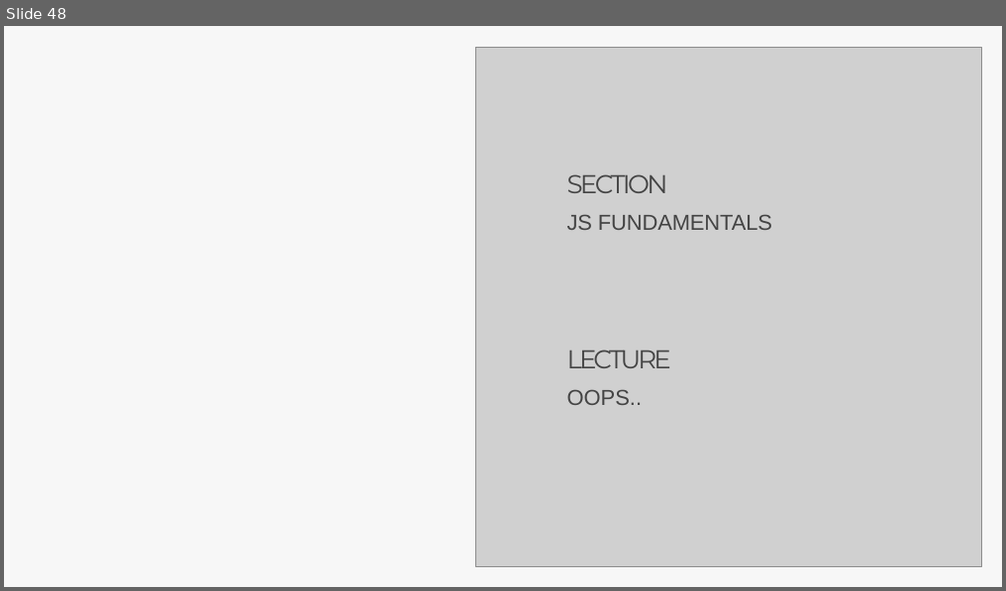
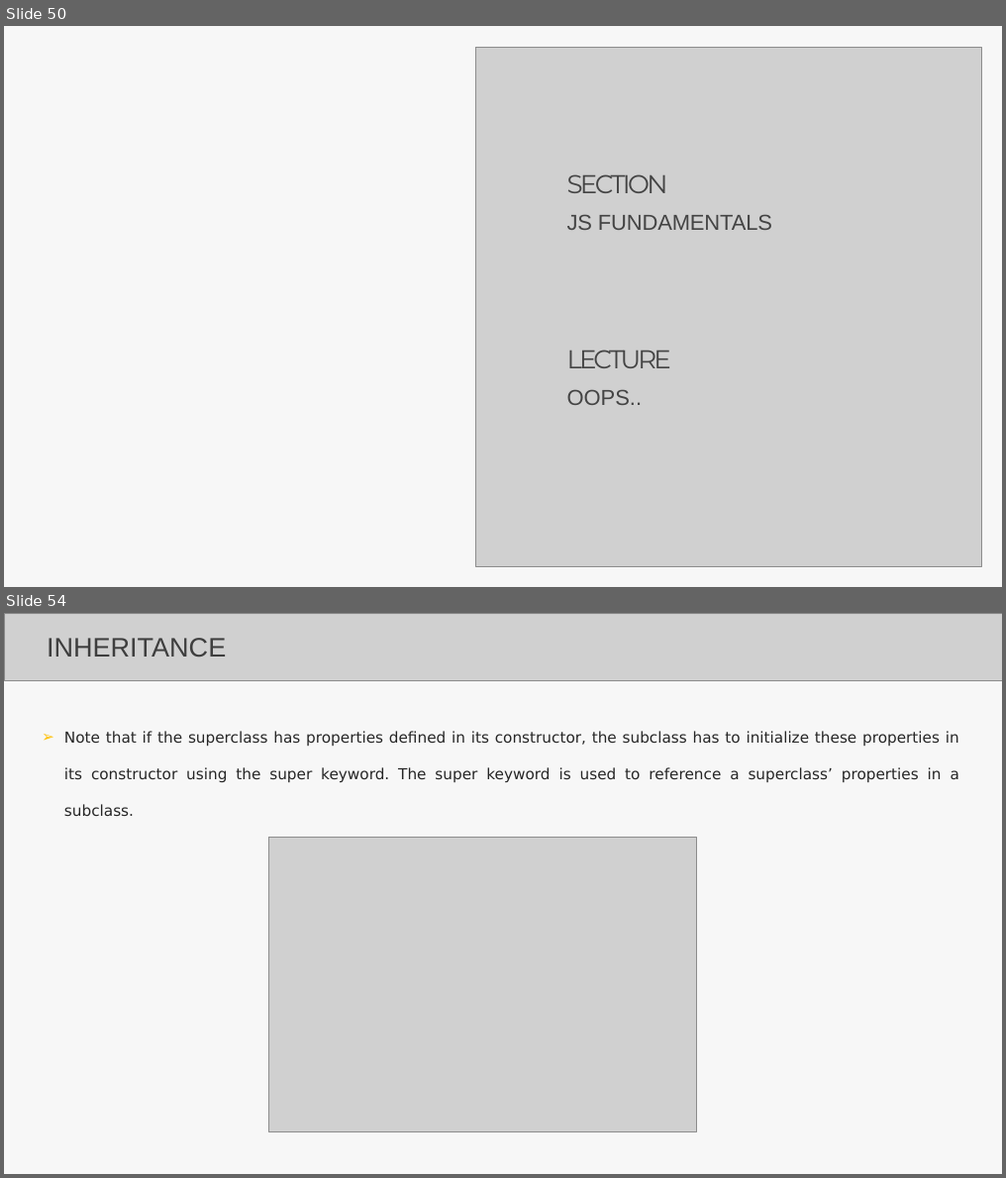
Before and after one commit to Aravindanchellam/UI-UX-Resources, a slide deck: Lecture_JS_TS.pptx. Shown one above the other, each under a label of ours: slide 48 before the commit, slides 50 and 54 after it; the slides between them are not shown. The pictures are 1006x591 and 1006x1178 pixels, drawn with LibreOffice and Linux fonts; fonts in the diff are those of the drawing; grey boxes stand for pictures. Boxes give left, top, right and bottom in pixels: in the first picture for what was removed or moved away, otherwise in the second. Text is boxed around its words. In the diff, an @@ line names an element or a change of style, - is before the commit and + after.

```diff
--- a/Lecture_JS_TS.pptx
+++ b/Lecture_JS_TS.pptx
@@ slide 54 added at (4,613,1002,1174), background #FFFFFF; not listed: 1 template element that a slide beside it also shows @@
@@ picture added at (4,613,1002,680) @@
@@ text added at (47,638,226,657), 42.5 pt, text #3E3E3E @@
+INHERITANCE
@@ text added at (64,731,959,817), 24 pt, text #262626 @@
+  ➢ Note that if the superclass has properties defined in its constructor, the subclass has to initialize these properties in its constructor using the super keyword. The super keyword is used to reference a superclass’ properties in a subclass.
@@ picture added at (268,837,697,1132) @@
@@ what was slide 48 is now slide 50 @@
```
Also in this commit, not shown: 1 slide changed, 5 other slides added.
